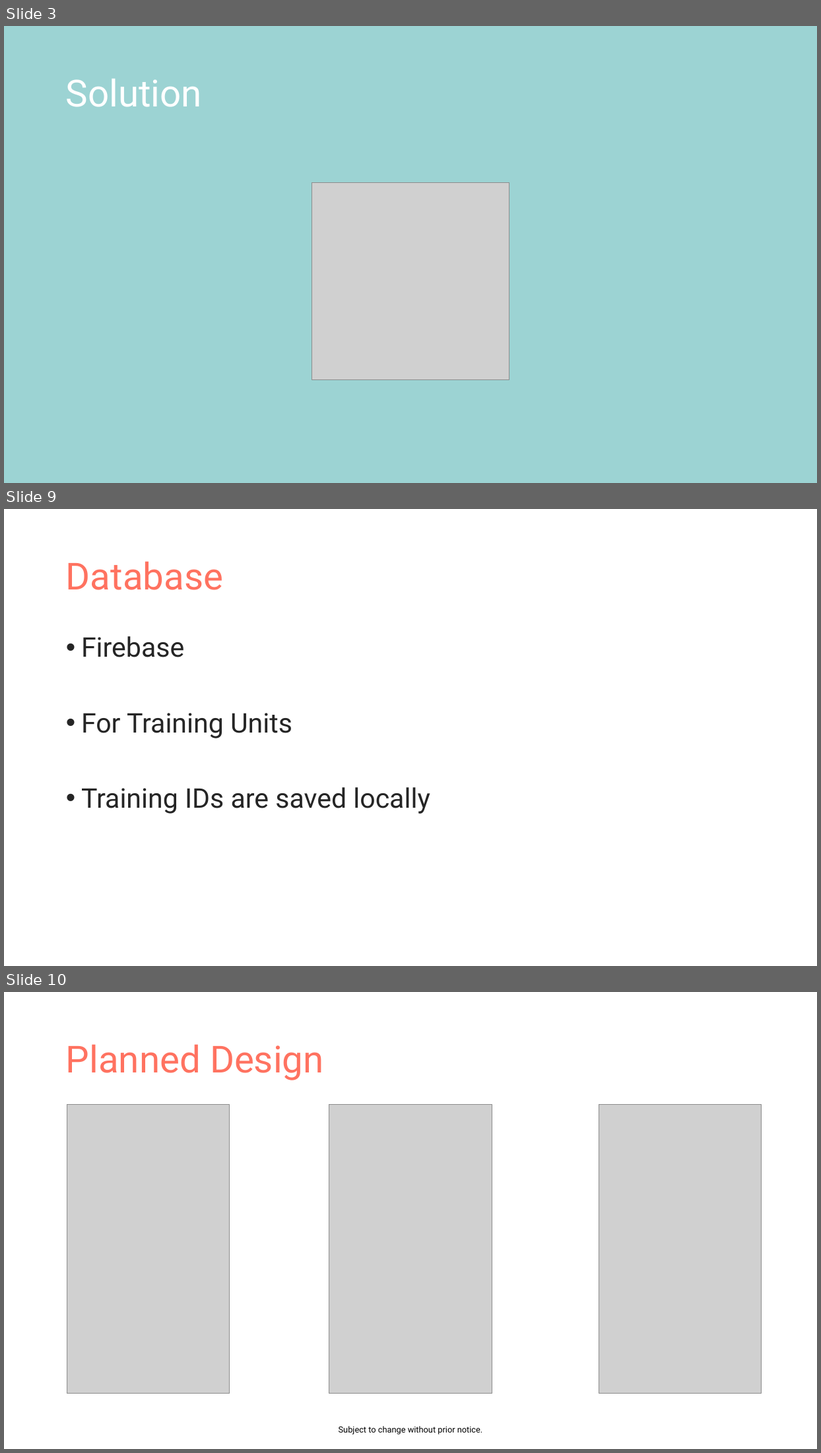
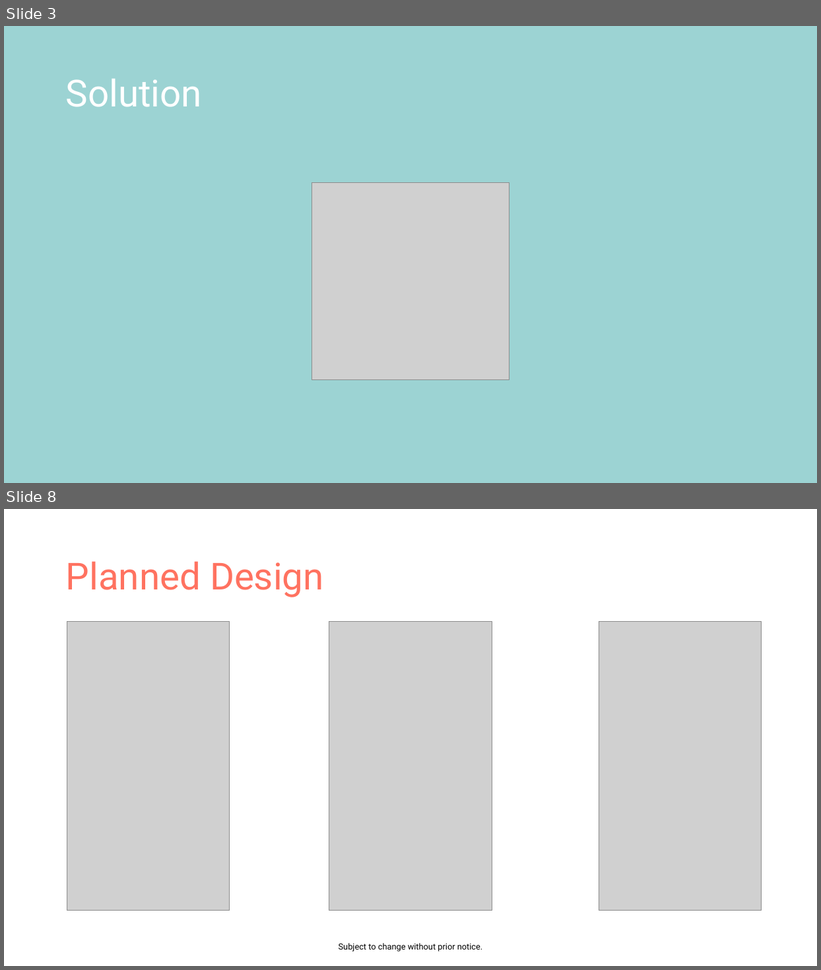
Before and after one commit to EvaJobst/MobileSports, a slide deck: Mountaineer.pptx. Shown one above the other, each under a label of ours: slides 3, 9 and 10 before the commit, slides 3 and 8 after it; the slides between them are not shown. The pictures are 821x1453 and 821x970 pixels, drawn with LibreOffice and Linux fonts; fonts in the diff are those of the drawing; grey boxes stand for pictures. Boxes give left, top, right and bottom in pixels: in the first picture for what was removed or moved away, otherwise in the second. Text is boxed around its words. In the diff, an @@ line names an element or a change of style, - is before the commit and + after.

```diff
--- a/Mountaineer.pptx
+++ b/Mountaineer.pptx
@@ slide 9 removed at box(4, 509, 817, 966), background #FFFFFF @@
@@ title removed at box(66, 561, 223, 590) @@
-Database
@@ text removed at box(81, 636, 430, 814) @@
-• Firebase
-• For Training Units
-• Training IDs are saved locally
@@ what was slide 10 is now slide 8 @@
```
Also in this commit, not shown: 6 slides changed, 3 slides added, 5 other slides removed.
